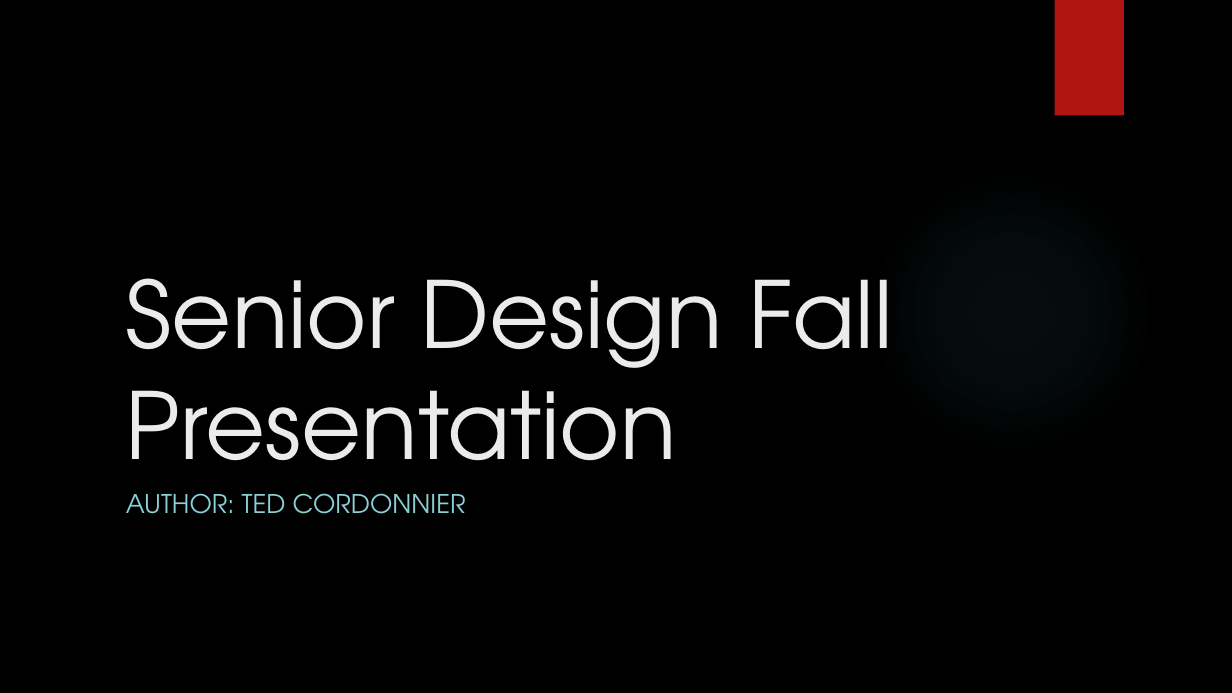
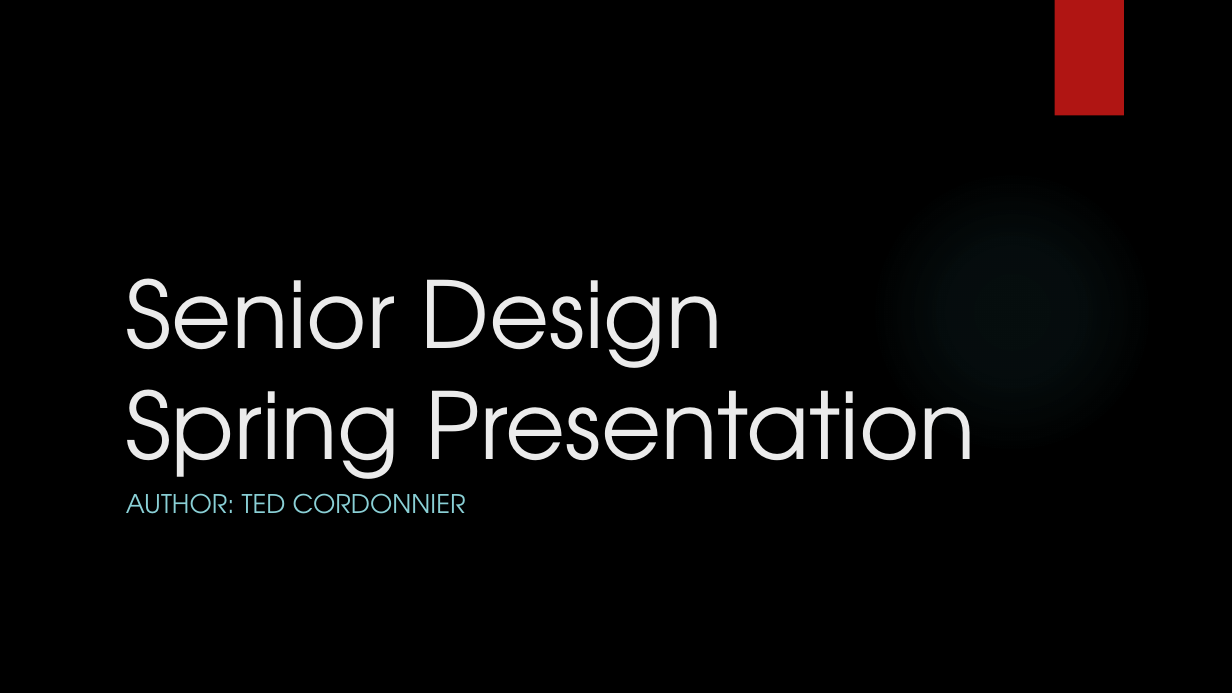
Before and after one commit to tedcordonnier/SeniorDesign, a slide deck: slide 1 of Spring_Presentation.pptx. Drawn at 1232x693 pixels with LibreOffice and Linux fonts; fonts in the diff are those of the drawing; background and template pictures are left out. Boxes give left, top, right and bottom in pixels: in the first picture for what was removed or moved away, otherwise in the second. Text is boxed around its words. In the diff, an @@ line names an element or a change of style, - is before the commit and + after.

Commit message:
Presentation change

```diff
--- a/Spring_Presentation.pptx
+++ b/Spring_Presentation.pptx
@@ title at bbox=[126, 278, 976, 502]: text changed @@
-Senior Design Fall Presentation
+Senior Design Spring Presentation
```
